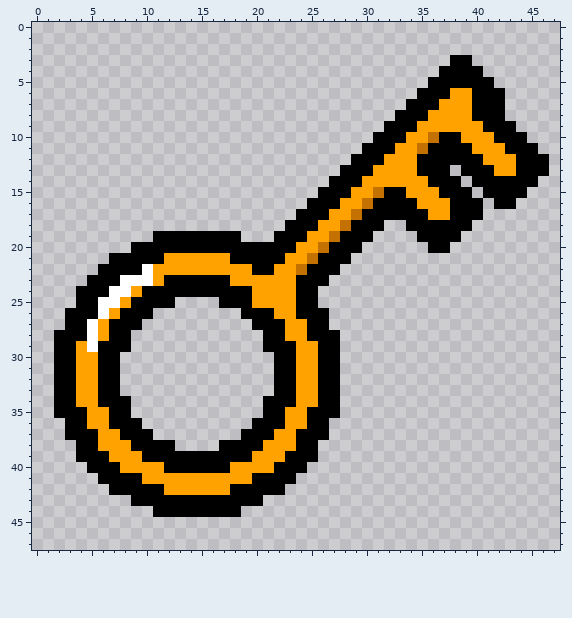
One commit to this pixel-art file: sprites/elements/key.aseprite. The picture above is the old version.
48x48 pixels, 1 frame.
And afterwards:
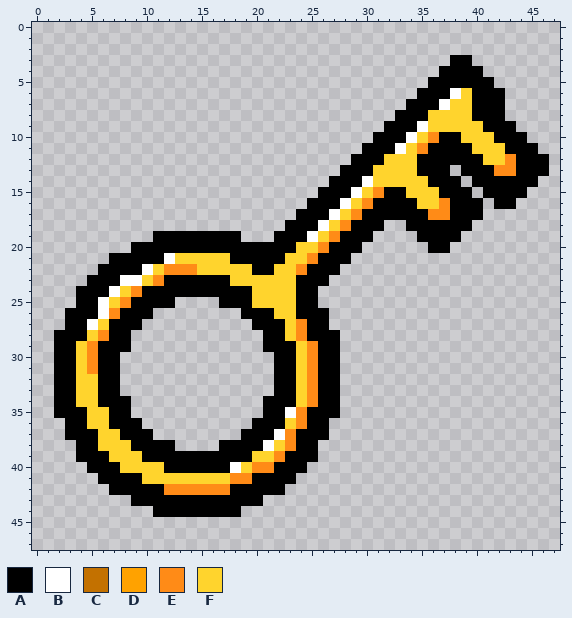
Palette (. is transparent): A #000000  B #ffffff  C #c37100  D #ffa200  E #ff8b17  F #ffd42d
Diff:
Changed rows in their new state; - is an unchanged pixel.
first column x 4:
 6 ----------------------------------BF----
 7 ---------------------------------BFF----
 8 --------------------------------FFFF----
 9 -------------------------------BFFFFF---
10 ------------------------------BFE--FFF--
11 -----------------------------BFE----FFF-
12 ----------------------------FFF------FFE
13 ---------------------------FFFF-------EE
14 --------------------------BFFFFF--------
15 -------------------------BFE--FFF-------
16 ------------------------BFE----FFE------
17 -----------------------BFE------EE------
18 ----------------------BFE---------------
19 ---------------------BFE----------------
20 --------------------FFE-----------------
21 --------BFFFFF-----FFE------------------
22 -------FEEEFFFFF--FFE-------------------
23 ------FE------FFFFFF--------------------
24 ----FE----------FFFF--------------------
25 ---FE-----------FFFF--------------------
26 ---E--------------FF--------------------
27 --F----------------FE-------------------
28 -FE----------------FE-------------------
29 FE------------------FE------------------
30 FE------------------FE------------------
31 FE------------------FE------------------
32 FF------------------FE------------------
33 FF------------------FE------------------
34 FF------------------FE------------------
35 -FF----------------BE-------------------
36 -FF----------------FE-------------------
37 --FF--------------BE--------------------
38 --FFF------------BFE--------------------
39 ---FFF----------FFE---------------------
40 ----FFFF------BFEE----------------------
41 ------FFFFFFFFEE------------------------
42 --------EEEEEE--------------------------
